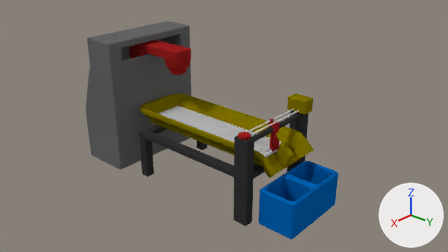
The Blender file Environments/Assets/AssemblyLine/Models/Blend/Assembly Line.blend, before and after one commit.
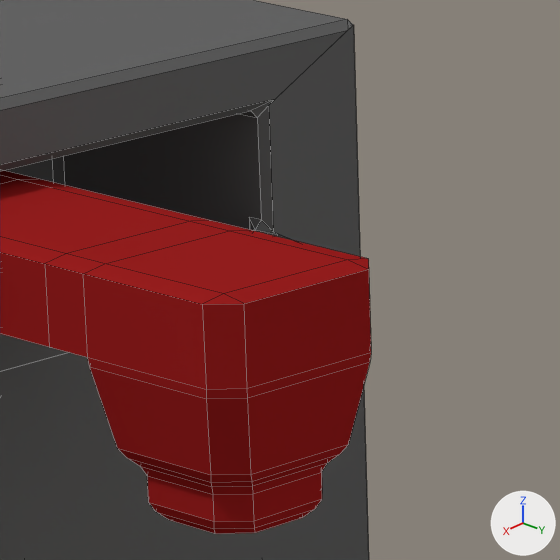
The first picture shows the older version from the file's camera 'Camera'. The close-ups show the older and then the newer version on the part from 35% to 47% of the width and 9% to 31% of the height of that picture. Only the edits that show in the close-ups are written down. The lights are fixed; the arrows at lower right show +X, +Y and +Z. The close-ups show mesh edges as thin lines.

In view in the first close-up: 'Dropper', 'DropperArm'.
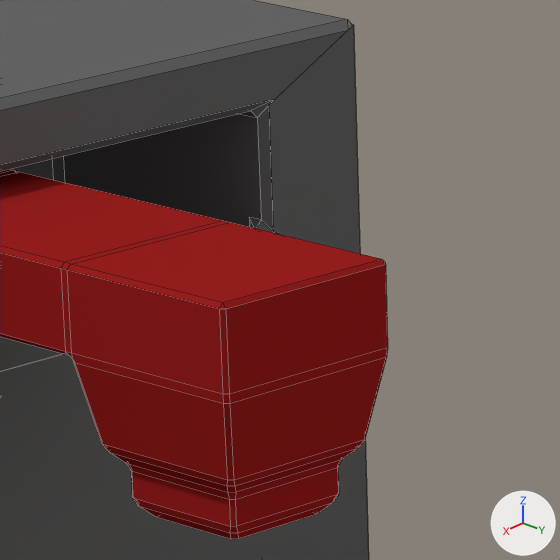
Pixel boxes (x1, y1, x2, y2) of what changed, in the close-ups (560 x 560 px):
'DropperArm', rescaled: before (0, 171, 371, 534); after (0, 169, 388, 539)

What changed in the scene script:
```text
Change me_cube:
    used by ob_dropperarm; parent = ob_dropper; location = (0.0, -7.0, 7.0); scale = (6.0, 6.0, 1.0)
    remove me_cube.from_pydata(...)  # 44 vertices, 41 faces; spans x -0.1..0.1, y -0.6..0.1, z -4.0..0.0
    add me_cube.from_pydata(...)  # 44 vertices, 41 faces; spans x -0.6..0.6, y -3.6..0.6, z -4.0..0.0
    me_cube part 1: the whole mesh is scaled about the mesh origin by (6, 6, 1)
Change ob_dropperarm:
    ob_dropperarm.scale: (6.0, 6.0, 1.0) -> (1.0, 1.0, 1.0)
```
